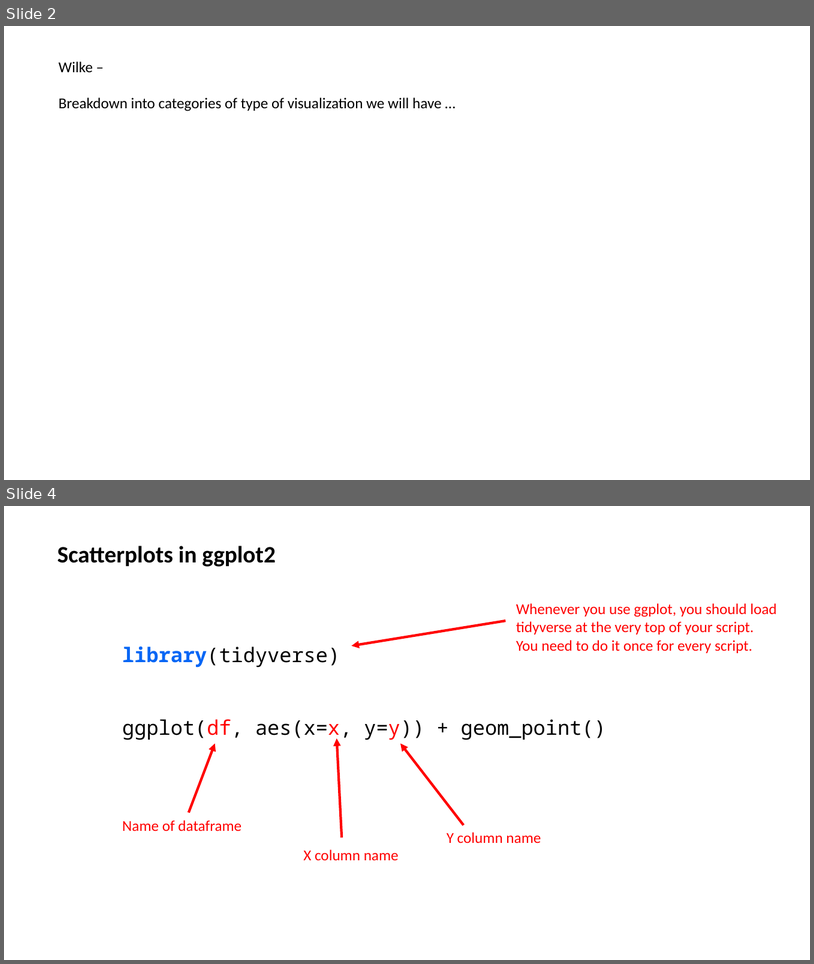
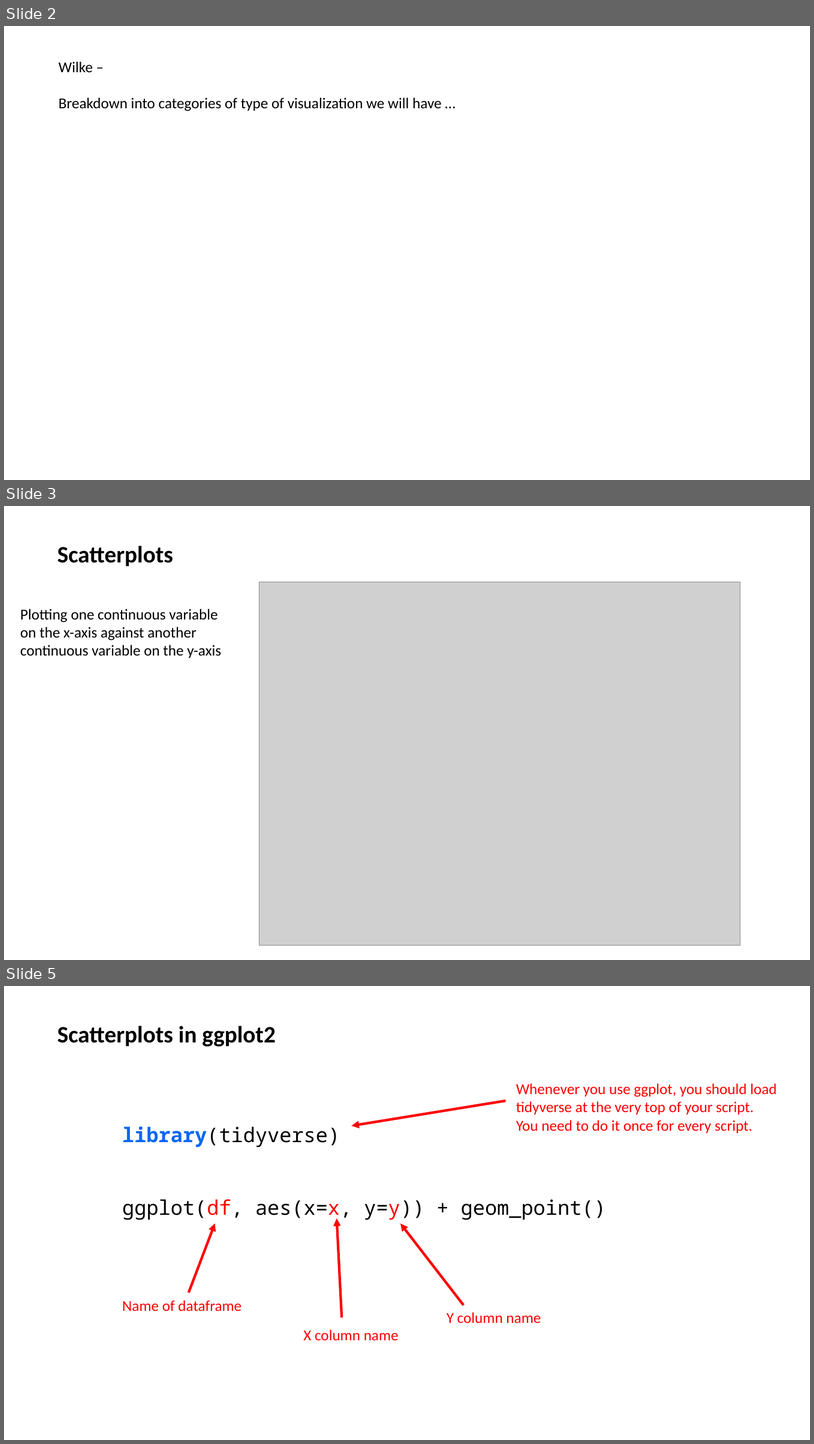
Before and after one commit to jalapic/PSY317L, a slide deck: slides/intro_ggplot2.pptx. Shown one above the other, each under a label of ours: slides 2 and 4 before the commit, slides 2, 3 and 5 after it; the slides between them are not shown. The pictures are 814x964 and 814x1444 pixels, drawn with LibreOffice and Linux fonts; fonts in the diff are those of the drawing; grey boxes stand for pictures. Boxes give left, top, right and bottom in pixels: in the first picture for what was removed or moved away, otherwise in the second. Text is boxed around its words. In the diff, an @@ line names an element or a change of style, - is before the commit and + after.

```diff
--- a/slides/intro_ggplot2.pptx
+++ b/slides/intro_ggplot2.pptx
@@ slide 3 added at [4, 506, 810, 960], background #FFFFFF @@
@@ text added at [57, 546, 173, 566], 28 pt, text #000000, bold @@
+Scatterplots
@@ picture added at [259, 582, 740, 945] @@
@@ text added at [20, 609, 221, 658], 18 pt, text #000000 @@
+Plotting one continuous variable on the x-axis against another continuous variable on the y-axis
@@ what was slide 4 is now slide 5 @@
```
Also in this commit, not shown: 1 slide changed, 16 other slides added, 2 slides removed, 18 other files.
